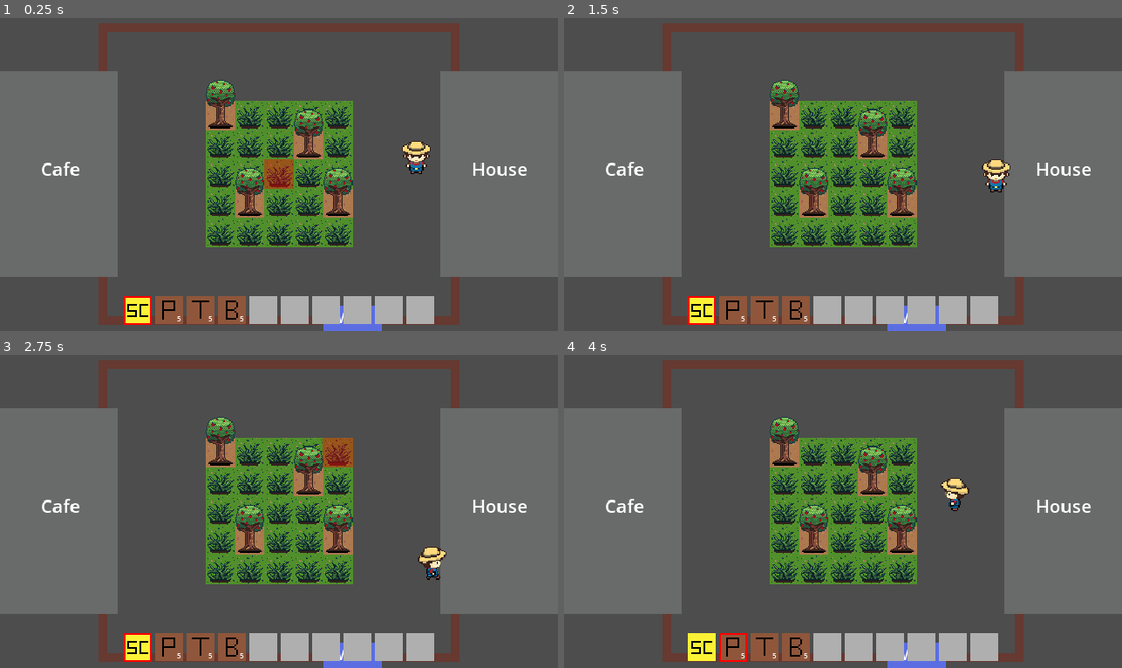
Above: before the commit, frames 1-4 (two rows, left to right).
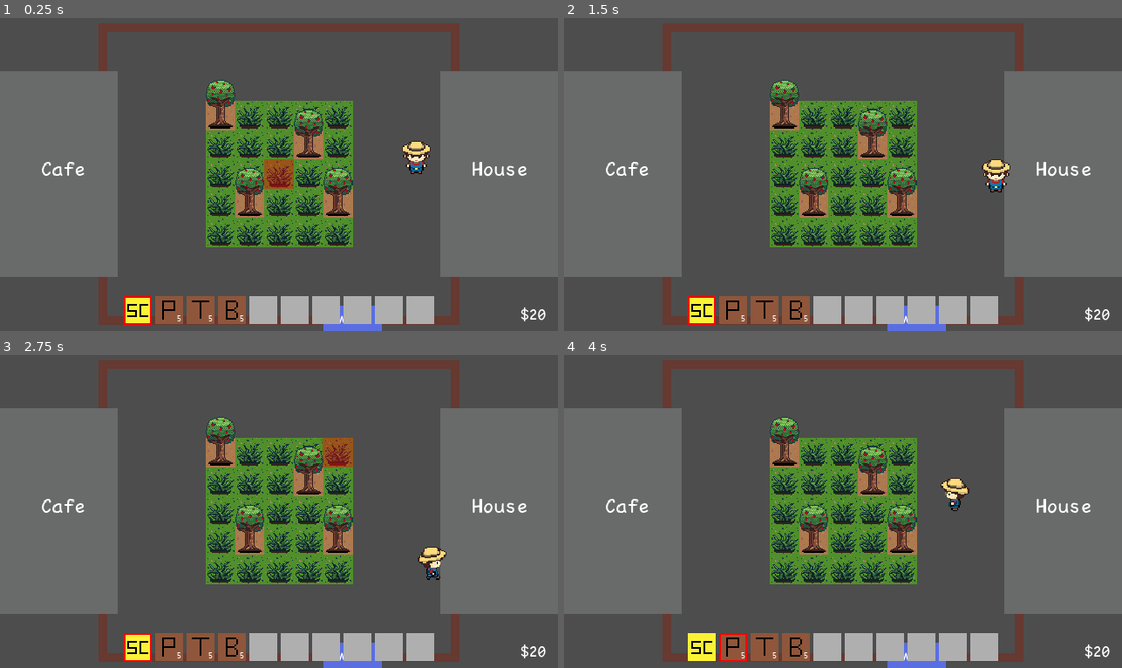
Above: after the commit, the same moments.

Repository: mikusaq/grub-n-grow
Game: Godot game, scene res://scenes/game.tscn
The game is run twice, just before and just after one commit, with the same random seed, the same clock (stepped at 60 frames per second) and the same inputs.
Inputs (mouse positions are in pixels of both pictures, inside the frame that each line leads up to):
- Up to frame 1 (0.25 s): no input
- Up to frame 2 (1.5 s): tap Enter at 0.5 s; move the mouse to (965, 158) at 0.52 s; press the mouse at (965, 158) at 0.53 s; hold D (right) 0.53-1.28 s; move the mouse to (731, 190) at 1.27 s; release the mouse at (731, 190) at 1.28 s; hold S (down) from 1.28 s (still down); tap N (next_day) at 1.35 s
- Up to frame 3 (2.75 s): move the mouse to (334, 442) at 2.02 s; release S (down) at 2.03 s; hold D (right) from 2.03 s (still down); hold 1 (slot_1) from 2.03 s (still down)
- Up to frame 4 (4 s): tap Space at 2.75 s; move the mouse to (815, 574) at 2.77 s; release D (right) at 2.78 s; release 1 (slot_1) at 2.78 s; hold W (up) 2.78-3.53 s; tap 0 (slot_10) at 2.85 s; move the mouse to (1010, 558) at 3.52 s; hold A (left) from 3.53 s (still down); hold 2 (slot_2) from 3.53 s (still down)

The runs differ from the first frame. In frame 1, 0.5% of the frame differs, in the area x 7-98%, y 45-98%; in frame 2, 0.5%; in frame 3, 0.5%; in frame 4, 0.5%.

Commit message:
Add font, add money to the player and showing money in UI

Diff:
--- /dev/null
+++ b/resources/main_theme.tres
@@ -0,0 +1,6 @@
+[gd_resource type="Theme" load_steps=2 format=3 uid="uid://b8prix2n6p0hv"]
+
+[ext_resource type="FontFile" uid="uid://br0ytyvgenot2" path="res://assets/fonts/pointfree.ttf" id="1_sutv3"]
+
+[resource]
+default_font = ExtResource("1_sutv3")
--- a/scenes/player.tscn
+++ b/scenes/player.tscn
@@ -115,6 +115,7 @@
 scale = Vector2(1.3, 1.3)
 script = ExtResource("1_4ccw0")
 inv_resource = ExtResource("4_7kur0")
+money = 20
 
 [node name="AnimatedSprite2D" type="AnimatedSprite2D" parent="."]
 position = Vector2(0, -15)
--- a/scenes/ui/hud.tscn
+++ b/scenes/ui/hud.tscn
@@ -1,11 +1,23 @@
-[gd_scene load_steps=2 format=3 uid="uid://beuaftpgggkw2"]
+[gd_scene load_steps=4 format=3 uid="uid://beuaftpgggkw2"]
 
 [ext_resource type="PackedScene" uid="uid://ciksfu7s6lkq3" path="res://scenes/ui/inventory_ui.tscn" id="1_xkm4c"]
+[ext_resource type="Script" path="res://scripts/hud.gd" id="1_ykett"]
+[ext_resource type="Theme" uid="uid://b8prix2n6p0hv" path="res://resources/main_theme.tres" id="3_u5c0e"]
 
 [node name="HUD" type="CanvasLayer"]
+script = ExtResource("1_ykett")
 
 [node name="InventoryUI" parent="." instance=ExtResource("1_xkm4c")]
 offset_left = 142.0
 offset_top = 320.0
 offset_right = -142.0
 offset_bottom = -8.0
+
+[node name="MoneyAmount" type="Label" parent="."]
+offset_left = 584.0
+offset_top = 329.0
+offset_right = 627.0
+offset_bottom = 352.0
+theme = ExtResource("3_u5c0e")
+text = "$20"
+horizontal_alignment = 2
--- a/scenes/ui/inventory_slot_ui.tscn
+++ b/scenes/ui/inventory_slot_ui.tscn
@@ -1,8 +1,10 @@
-[gd_scene load_steps=3 format=3 uid="uid://bgsm66od2xnu1"]
+[gd_scene load_steps=4 format=3 uid="uid://bgsm66od2xnu1"]
 
 [ext_resource type="Script" path="res://scripts/inventory/inventory_slot_ui.gd" id="1_55vau"]
+[ext_resource type="FontFile" uid="uid://br0ytyvgenot2" path="res://assets/fonts/pointfree.ttf" id="2_1yq2b"]
 
-[sub_resource type="LabelSettings" id="LabelSettings_23gsb"]
+[sub_resource type="LabelSettings" id="LabelSettings_gahxd"]
+font = ExtResource("2_1yq2b")
 font_size = 8
 
 [node name="InventorySlotUI" type="Control"]
@@ -42,6 +44,6 @@
 offset_top = 20.0
 offset_right = 30.0
 offset_bottom = 32.0
-label_settings = SubResource("LabelSettings_23gsb")
+label_settings = SubResource("LabelSettings_gahxd")
 horizontal_alignment = 2
 vertical_alignment = 2
--- a/scenes/world.tscn
+++ b/scenes/world.tscn
@@ -6,6 +6,7 @@
 [ext_resource type="Texture2D" uid="uid://d314k07eage2b" path="res://assets/tiles.png" id="3_4mf1e"]
 [ext_resource type="Resource" uid="uid://behc610vpoq6t" path="res://resources/inventory/player_inventory.tres" id="3_33r3p"]
 [ext_resource type="Script" path="res://scripts/on_ground.gd" id="6_3g3vv"]
+[ext_resource type="FontFile" uid="uid://br0ytyvgenot2" path="res://assets/fonts/pointfree.ttf" id="7_4gv7d"]
 
 [sub_resource type="TileSetAtlasSource" id="TileSetAtlasSource_xgry4"]
 texture = ExtResource("1_a7ran")
@@ -75,10 +76,16 @@
 physics_layer_0/collision_layer = 1
 sources/0 = SubResource("TileSetAtlasSource_ars3n")
 
-[sub_resource type="LabelSettings" id="LabelSettings_gahxd"]
+[sub_resource type="LabelSettings" id="LabelSettings_u7wys"]
+font = ExtResource("7_4gv7d")
 font_size = 20
 
-[sub_resource type="LabelSettings" id="LabelSettings_8chp0"]
+[sub_resource type="LabelSettings" id="LabelSettings_pkqmn"]
+font = ExtResource("7_4gv7d")
+font_size = 20
+
+[sub_resource type="LabelSettings" id="LabelSettings_lv3ha"]
+font = ExtResource("7_4gv7d")
 
 [node name="World" type="Node2D"]
 y_sort_enabled = true
@@ -113,7 +120,7 @@
 offset_right = -136.0
 offset_bottom = 88.0
 text = "Cafe"
-label_settings = SubResource("LabelSettings_gahxd")
+label_settings = SubResource("LabelSettings_u7wys")
 
 [node name="HouseLabel" type="Label" parent="."]
 offset_left = 290.0
@@ -121,7 +128,7 @@
 offset_right = 352.0
 offset_bottom = 88.0
 text = "House"
-label_settings = SubResource("LabelSettings_gahxd")
+label_settings = SubResource("LabelSettings_pkqmn")
 
 [node name="WellLabel" type="Label" parent="."]
 offset_left = 143.0
@@ -129,4 +136,4 @@
 offset_right = 177.0
 offset_bottom = 248.0
 text = "Well"
-label_settings = SubResource("LabelSettings_8chp0")
+label_settings = SubResource("LabelSettings_lv3ha")
--- a/scripts/game.gd
+++ b/scripts/game.gd
@@ -1,4 +1,8 @@
 extends Node2D
+
+
+func _ready() -> void:
+	$HUD.set_money($Player.money)
 
 
 func _process(delta: float) -> void:
--- /dev/null
+++ b/scripts/hud.gd
@@ -0,0 +1,6 @@
+extends CanvasLayer
+
+const money_symbol = "$"
+
+func set_money(money: int):
+	$MoneyAmount.text = money_symbol + str(money)
--- a/scripts/player.gd
+++ b/scripts/player.gd
@@ -2,9 +2,8 @@
 
 
 @export var speed = 100
-
-# Inventory specific
 @export var inv_resource: PlayerInv
+@export var money: int
 var playing_animation: bool = false
 
 
Binary file added: assets/fonts/pointfree.ttf
Not shown, added: assets/fonts/pointfree.ttf.import
Not shown: 1 places in scenes/world.tscn that only renumber resources
